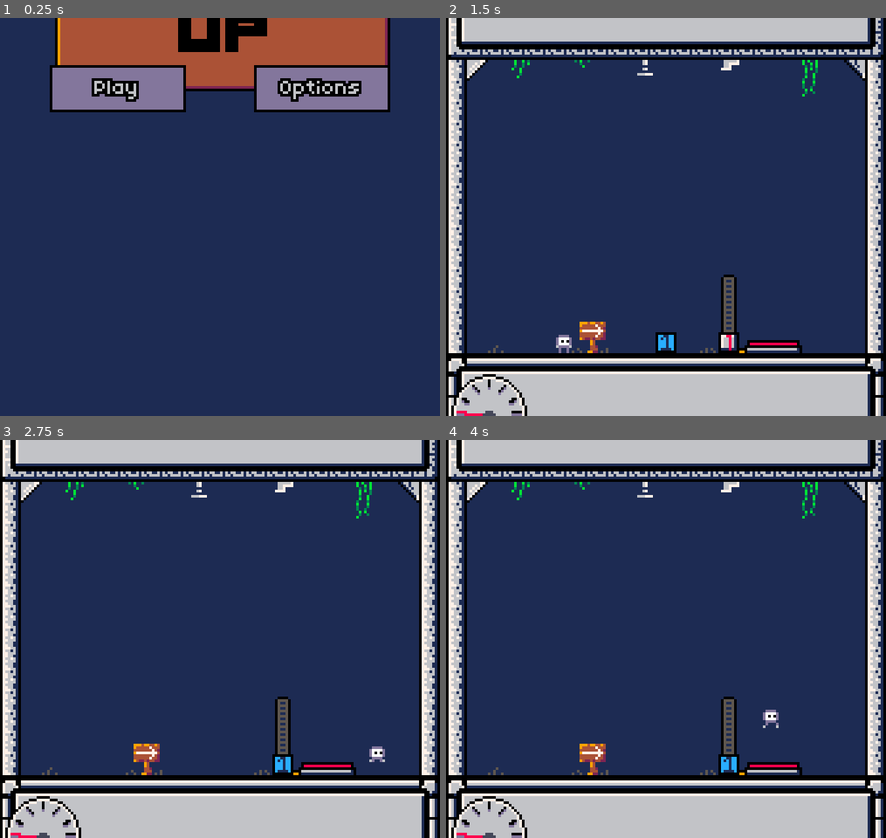
Above: before the commit, frames 1-4 (two rows, left to right).
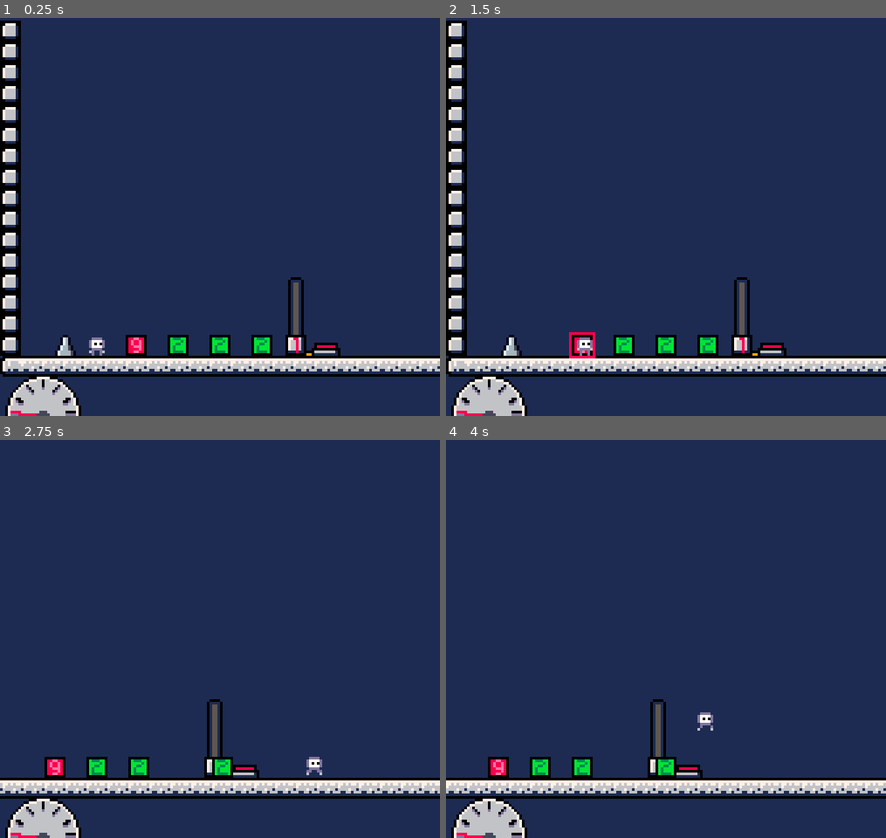
Above: after the commit, the same moments.

Repository: frznc/This-Weigh-Up
Game: Godot game, scene res://scenes/levels/defaultlv.tscn
Same seed, same stepped clock (60 frames per second), same inputs: the game is played once before the commit and once after it. Before the commit the project starts from res://scenes/menu.tscn.
Inputs (mouse positions are in pixels of both pictures, inside the frame that each line leads up to):
- Up to frame 1 (0.25 s): no input
- Up to frame 2 (1.5 s): click (564, 89) at 0.5 s, where only the run before the commit has a clickable "Play"; tap Enter at 1.25 s; hold D (right) from 1.28 s (still down); hold E (pickup) from 1.28 s (still down); tap Q (drop) at 1.35 s
- Up to frame 3 (2.75 s): keep holding D (right); tap Space (jump) at 1.52, 2.27 s; release E (pickup) at 2.03 s; tap E (pickup) at 2.1 s; tap Q (drop) at 2.3 s
- Up to frame 4 (4 s): release D (right) at 2.78 s; hold A (left) 2.78-3.53 s; hold E (pickup) 2.78-3.53 s; tap Q (drop) at 2.85, 3.8 s; hold D (right) from 3.53 s (still down); tap E (pickup) at 3.6 s; tap Space (jump) at 3.77 s

The runs differ from the first frame. In frame 1, 29% of the frame differs, in the area x 0-100%, y 0-100%; in frame 2, 29%; in frame 3, 30%; in frame 4, 30%.

Commit message:
fixes, crouching, scale rework, throwing, bleh

Diff:
--- /dev/null
+++ b/default_bus_layout.tres
@@ -0,0 +1,4 @@
+[gd_resource type="AudioBusLayout" format=3 uid="uid://bgkr830g6fw8h"]
+
+[resource]
+bus/0/volume_db = 3.83577
--- a/project.godot
+++ b/project.godot
@@ -11,9 +11,10 @@
 [application]
 
 config/name="This Weigh Up"
-run/main_scene="res://scenes/menu.tscn"
+run/main_scene="res://scenes/levels/defaultlv.tscn"
 config/features=PackedStringArray("4.3", "Forward Plus")
-boot_splash/bg_color=Color(0.164874, 0.173119, 0.222863, 1)
+boot_splash/bg_color=Color(0, 0, 0, 1)
+boot_splash/show_image=false
 config/icon="res://textures/squarelogo.png"
 
 [autoload]
@@ -26,7 +27,8 @@
 
 window/size/viewport_width=168
 window/size/viewport_height=152
-window/size/mode=2
+window/size/window_width_override=672
+window/size/window_height_override=608
 window/stretch/mode="viewport"
 
 [input]
@@ -78,6 +80,12 @@
 "events": [Object(InputEventKey,"resource_local_to_scene":false,"resource_name":"","device":-1,"window_id":0,"alt_press …(192 unchanged characters)…
 ]
 }
+down={
+"deadzone": 0.5,
+"events": [Object(InputEventKey,"resource_local_to_scene":false,"resource_name":"","device":-1,"window_id":0,"alt_pressed":false,"shift_pressed":false,"ctrl_pressed":false,"meta_pressed":false,"pressed":false,"keycode":0,"physical_keycode":83,"key_label":0,"unicode":115,"location":0,"echo":false,"script":null)
+, Object(InputEventKey,"resource_local_to_scene":false,"resource_name":"","device":-1,"window_id":0,"alt_pressed":false,"shift_pressed":false,"ctrl_pressed":false,"meta_pressed":false,"pressed":false,"keycode":0,"physical_keycode":4194322,"key_label":0,"unicode":0,"location":0,"echo":false,"script":null)
+]
+}
 
 [rendering]
 
--- a/scenes/levels/defaultlv.tscn
+++ b/scenes/levels/defaultlv.tscn
@@ -1,10 +1,11 @@
-[gd_scene load_steps=6 format=4 uid="uid://3atwndoe14dc"]
+[gd_scene load_steps=7 format=4 uid="uid://3atwndoe14dc"]
 
 [ext_resource type="PackedScene" uid="uid://wjseg178c4rq" path="res://scenes/objects/player.tscn" id="1_5cw0f"]
 [ext_resource type="TileSet" uid="uid://cxjfjeit2gmrb" path="res://scenes/levels/tileset.tres" id="2_me8q6"]
 [ext_resource type="PackedScene" uid="uid://ul5vt7t6vjq5" path="res://scenes/objects/stand_scale.tscn" id="3_qnu4t"]
 [ext_resource type="PackedScene" uid="uid://cth3ckguqvr5m" path="res://scenes/objects/endpoint.tscn" id="4_uprfx"]
 [ext_resource type="PackedScene" uid="uid://sn5tb4jk80ee" path="res://scenes/objects/weight.tscn" id="5_tw3n6"]
+[ext_resource type="PackedScene" uid="uid://bindbnw1e5ak8" path="res://scenes/objects/spike.tscn" id="6_0ehwi"]
 
 [node name="Lv1" type="Node2D"]
 
@@ -39,3 +40,6 @@
 [node name="weight3" parent="." instance=ExtResource("5_tw3n6")]
 position = Vector2(52, 28)
 weight_value = 9
+
+[node name="Spike" parent="." instance=ExtResource("6_0ehwi")]
+position = Vector2(25, 29)
--- a/scenes/music.tscn
+++ b/scenes/music.tscn
@@ -5,7 +5,6 @@
 
 [node name="music" type="AudioStreamPlayer2D"]
 stream = ExtResource("1_xfile")
-volume_db = -5.0
 panning_strength = 0.0
 script = ExtResource("2_g6o8a")
 
--- a/scenes/objects/background.tscn
+++ b/scenes/objects/background.tscn
@@ -1,6 +1,6 @@
 [gd_scene load_steps=9 format=3 uid="uid://dmxhyagnlspeb"]
 
-[ext_resource type="Script" path="res://scenes/objects/background.gd" id="1_0obt0"]
+[ext_resource type="Script" path="res://scripts/background.gd" id="1_0obt0"]
 [ext_resource type="Texture2D" uid="uid://b8pk2auygce6b" path="res://textures/stars.png" id="1_isc36"]
 
 [sub_resource type="AtlasTexture" id="AtlasTexture_bpheg"]
--- a/scenes/objects/breakable_block.tscn
+++ b/scenes/objects/breakable_block.tscn
@@ -35,10 +35,10 @@
 }]
 
 [sub_resource type="RectangleShape2D" id="RectangleShape2D_d0nj2"]
-size = Vector2(24, 8.5)
+size = Vector2(0, 8.5)
 
 [sub_resource type="RectangleShape2D" id="RectangleShape2D_3glip"]
-size = Vector2(16, 2)
+size = Vector2(0, 2)
 
 [sub_resource type="Curve" id="Curve_eavge"]
 _data = [Vector2(0, 1), 0.0, 0.0, 0, 0, Vector2(0.904494, 0), -0.0489008, 0.0, 0, 0]
--- a/scenes/objects/player.tscn
+++ b/scenes/objects/player.tscn
@@ -94,6 +94,9 @@
 [sub_resource type="RectangleShape2D" id="RectangleShape2D_pnrpn"]
 size = Vector2(6.75, 6)
 
+[sub_resource type="RectangleShape2D" id="RectangleShape2D_ok4p3"]
+size = Vector2(8, 9)
+
 [sub_resource type="Curve" id="Curve_53uy4"]
 _data = [Vector2(0, 1), 0.0, 0.0, 0, 0, Vector2(0.904494, 0), -0.0489008, 0.0, 0, 0]
 point_count = 2
@@ -118,6 +121,12 @@
 [node name="CollisionShape2D" type="CollisionShape2D" parent="."]
 position = Vector2(0.375, 2)
 shape = SubResource("RectangleShape2D_pnrpn")
+
+[node name="floorchecker" type="Area2D" parent="."]
+
+[node name="CollisionShape2D" type="CollisionShape2D" parent="floorchecker"]
+position = Vector2(1, 1.5)
+shape = SubResource("RectangleShape2D_ok4p3")
 
 [node name="camera" type="Camera2D" parent="."]
 offset = Vector2(0, -21)
@@ -239,5 +248,7 @@
 stream = ExtResource("10_kjaro")
 pitch_scale = 0.4
 
+[connection signal="body_entered" from="floorchecker" to="." method="_on_floorchecker_body_entered"]
+[connection signal="body_exited" from="floorchecker" to="." method="_on_floorchecker_body_exited"]
 [connection signal="timeout" from="Death Timer" to="." method="_on_death_timer_timeout"]
 [connection signal="timeout" from="Restart Timer" to="." method="_on_restart_timer_timeout"]
--- a/scenes/objects/stand_scale.tscn
+++ b/scenes/objects/stand_scale.tscn
@@ -8,10 +8,10 @@
 [ext_resource type="AudioStream" uid="uid://m4ud8mwl8lyq" path="res://sounds/too_much.wav" id="6_v3f8q"]
 
 [sub_resource type="RectangleShape2D" id="RectangleShape2D_7u85j"]
-size = Vector2(20, 4)
+size = Vector2(9, 4)
 
 [sub_resource type="RectangleShape2D" id="RectangleShape2D_d41ci"]
-size = Vector2(18, 2)
+size = Vector2(9, 2)
 
 [node name="Stand Scale" type="Node2D"]
 script = ExtResource("1_2mq4k")
@@ -36,7 +36,7 @@
 [node name="StaticBody2D" type="StaticBody2D" parent="."]
 
 [node name="CollisionShape2D" type="CollisionShape2D" parent="StaticBody2D"]
-position = Vector2(5, 13)
+position = Vector2(-0.5, 13)
 shape = SubResource("RectangleShape2D_7u85j")
 one_way_collision = true
 
@@ -45,11 +45,11 @@
 collision_mask = 3
 
 [node name="CollisionShape2D" type="CollisionShape2D" parent="Area2D"]
-position = Vector2(5, 10)
+position = Vector2(-0.5, 10)
 shape = SubResource("RectangleShape2D_d41ci")
 
 [node name="Pip Tick" type="Timer" parent="."]
-wait_time = 0.05
+wait_time = 0.1
 
 [node name="blip" type="AudioStreamPlayer2D" parent="."]
 stream = ExtResource("4_nuuh5")
--- a/scripts/Global.gd
+++ b/scripts/Global.gd
@@ -7,6 +7,8 @@
 
 var held_weights = [] # Array containing the weights the player is holding
 var nearby_weights = [] # List of weights within pickup range. Used in avoiding picking up multiple at once.
+var weight_positions = [0,0,0,0,0,0,0,0,0,0,0,0,0,0,0,0,0,0,0,0,0,0,0,0,0,0,0,0,0,0,0,0,0,0,0]
+
 
 var confine : int = 10000000
 
--- a/scripts/endpoint.gd
+++ b/scripts/endpoint.gd
@@ -24,3 +24,8 @@
 	visible = true
 	hitbox.collision_layer = 1 | 2
 	hitbox.collision_mask = 1 | 2
+
+func turn_off():
+	visible = false
+	hitbox.collision_layer = 0 | 0
+	hitbox.collision_mask = 0 | 0
--- a/scripts/music.gd
+++ b/scripts/music.gd
@@ -5,7 +5,7 @@
 
 func playmusic():
 	musicplaying = true
-	$"/root/Music".play()
+	#$"/root/Music".play()
 
 func stopmusic():
 	musicplaying = false
--- a/scripts/pip.gd
+++ b/scripts/pip.gd
@@ -8,6 +8,10 @@
 	blip.pitch_scale = 0.75 + (float(num) / 10)
 	blip.play()
 	sprite.frame = 1
+func light_down(num : int):
+	blip.pitch_scale = 0.75 + (float(num) / 10)
+	blip.play()
+	sprite.frame = 0
 
 
 func dim():
--- a/scripts/player.gd
+++ b/scripts/player.gd
@@ -7,15 +7,18 @@
 var jump_velocity = -175.0
 
 var too_heavy = false
+var dead = false
 
 var jumping = false
 var coyote_time = 0.06
 var jump_available = true
+var crouching = false
 
 var enable_physics = true
 
 var weight_mult = 4 # Amount that a weight impacts jump height and speed.
 
+var standingonweights = []
 var closest_weight = null
 var closest_distance = INF
 
@@ -41,13 +44,20 @@
 func _physics_process(delta: float) -> void:
 	if enable_physics:run_physics(delta)
 	else: velocity.x = 0;velocity.y = 0
-	if Global.can_move:run_movement(delta)
+	if Global.can_move && !dead:run_movement(delta)
 	else: velocity.x = 0; $sprite.play("idle")
 
-	sprite.play(str(get_player_state())) # Get current state from get_player_state then play the anim
-	# flip sprite based on dir
+	# Orient player
+	if !dead:
+		if Input.is_action_just_pressed("left"): sprite.flip_h = true
+		if Input.is_action_just_pressed("right"): sprite.flip_h = false
+
+	# Get current state from get_player_state then play the anim
+	sprite.play(str(get_player_state()))
+
 
 	position_hands(delta)
+	check_crouching()
 
 	# Check which weight is closest to the player
 	closest_weight = null
@@ -60,7 +70,7 @@
 			closest_weight = weight
 
 	## Pickup weights
-	if (Input.is_action_just_pressed("pickup")) and Global.nearby_weights != [] and Global.can_move:
+	if (Input.is_action_just_pressed("pickup")) and Global.nearby_weights != [] and !dead:
 		Global.held_weights.push_back(closest_weight.weight_value) # Add weight to global array
 		update_weight() # update the player's weight value
 		add_to_weightstack(closest_weight.weight_value) # Add to the 'weight stack'
@@ -70,7 +80,7 @@
 		pass
 
 	## Drop weights
-	if Input.is_action_just_pressed("drop") and Global.held_weights != [] and Global.can_move:
+	if Input.is_action_just_pressed("drop") and Global.held_weights != [] and !dead:
 		drop_sound.play()
 		drop_weight(false)
 
@@ -105,14 +115,22 @@
 		Global.held_weights.remove_at(top_weight_pos) # Remove weight from array.
 		update_weight()
 
+
 		## Weight is now removed from the player. Place it back to the world
-		var instance = weight_obj.instantiate() # Create new weight object
+		var instance : RigidBody2D = weight_obj.instantiate() # Create new weight object
 		instance.weight_value = str(weight_to_spawn) # Set the weight
 		# If all the weights are being dropped (upon death), place them in their stack pos. Otherwise place at player
 		if all:
-			instance.position = position + Vector2(0,(top_weight_pos * -8) - 8) # Set position to top stack position
+			instance.global_position = Global.weight_positions[top_weight_pos+1]
 		else:
 			instance.position = position + Vector2(0,0) # Set position to player's position (plus an offset if needed)
+
+		# Throw weight~!!!
+		if crouching == false && Input.is_action_pressed("pickup"):
+			match sprite.flip_h: # throw in direction
+				false:instance.apply_central_impulse(Vector2(70,-80))
+				true:instance.apply_central_impulse(Vector2(-70,-80))
+
 		get_parent().add_child(instance) # Add weight to world
 
 		num_to_remove -= 1
@@ -138,8 +156,7 @@
 	var direction := Input.get_axis("left", "right")
 	if direction: velocity.x = direction * speed
 	else: velocity.x = move_toward(velocity.x, 0, speed)
-	if Input.is_action_just_pressed("left"): sprite.flip_h = true
-	if Input.is_action_just_pressed("right"): sprite.flip_h = false
+
 
 
 func coyote_timeout():
@@ -186,8 +203,9 @@
 
 
 func die():
+	dead = true
 	$death.play()
-	#drop_weight(true)
+	drop_weight(true)
 	Global.can_move = false
 	enable_physics = false
 	Global.heaviness = 7
@@ -209,8 +227,8 @@
 	get_parent().add_child(instance)
 
 
-func get_player_state():
-	if too_heavy == true:
+func get_player_state(): # Determine player state (used for animations)
+	if too_heavy == true || crouching == true:
 		return "crouch"
 	if jumping == true:
 		return "jump"
@@ -225,15 +243,32 @@
 		match sprite.flip_h: # position based on player orientation
 			true:hands.global_position = hands.global_position.lerp(global_position + Vector2(3,Global.heaviness),delta * 30)
 			false:hands.global_position = hands.global_position.lerp(global_position + Vector2(1,Global.heaviness),delta * 30)
-	else:
+	elif crouching == false:
 		hands.frame = 1
 		match sprite.flip_h: # position based on player orientation
 			true:hands.global_position = hands.global_position.lerp(global_position + Vector2(0,6),delta*80)
 			false:hands.global_position = hands.global_position.lerp(global_position + Vector2(1,6),delta*80)
 		if sprite.frame == 1: # if player is in the hoppy part of walk anim, move arms up a pixel
 			hands.global_position = hands.global_position + Vector2(0,-1)
-
-
+	else:
+		hands.frame = 1
+		match sprite.flip_h: # position based on player orientation
+			true:hands.global_position = hands.global_position.lerp(global_position + Vector2(0,6),delta*70)
+			false:hands.global_position = hands.global_position.lerp(global_position + Vector2(1,6),delta*70)
+		hands.global_position = hands.global_position + Vector2(0,1)
+
+func check_crouching():
+	if Input.is_action_pressed("down") && is_on_floor():
+		crouching = true
+		Global.can_move = false
+
+		# Remove collision from weight below
+		for x in standingonweights:
+			x.get_parent().collidable = false
+
+	else:
+		crouching = false
+		Global.can_move = true
 
 func debug(): # Debug
 	if Input.is_action_just_pressed("f1"):
@@ -243,3 +278,11 @@
 	$"camera/CanvasLayer/Control/VBoxContainer/jump vel".text = str("jump vel: ", jump_velocity)
 	$camera/CanvasLayer/Control/VBoxContainer/speed.text = str("speed: ", speed)
 	$camera/CanvasLayer/Control/VBoxContainer/weight.text = str("weight: ", Global.weight," lb")
+
+# Keep list of weights below the player (Used for crouching to move down)
+func _on_floorchecker_body_entered(body: Node2D) -> void:
+	if body.name == "Static Weight":
+		standingonweights.push_front(body)
+func _on_floorchecker_body_exited(body: Node2D) -> void:
+	if body.name == "Static Weight":
+		standingonweights.erase(body)
--- a/scripts/stand_scale.gd
+++ b/scripts/stand_scale.gd
@@ -18,74 +18,87 @@
 var player_inside = false
 var pips = []
 var pips_lit : int = 0
-var pips_queue
+var pips_target
+var weight_on_enter = 0
+var calculating = false
 
-# Called when the node enters the scene tree for the first time.
 func _ready() -> void:
 	# Set text to weight needed
 	label.text = str(weight_needed)
 
 	# Create pips
-	for x in 10:
+	for x in 20:
 		var pip_inst = pip.instantiate()
 		if pips.size() == 0:
-			pip_inst.position = sprite.position + Vector2(-12, 6)
+			pip_inst.position = sprite.position + Vector2(-12, 7)
 		else:
-			pip_inst.position = pips.back().position + Vector2(0, -2)
+			pip_inst.position = pips.back().position + Vector2(0, -1)
 		pips.append(pip_inst)
 		add_child(pip_inst)
-	pass # Replace with function body.
 
+func _process(delta: float) -> void:
+	if complete == false: # None of this runs if the level is completed
+		if player_inside && calculating == false:
+			calculating = true
+			pip_timer.start()
+		if player_inside && weight_on_enter != Global.weight:
+			reset()
+			pip_timer.start()
 
-# Called every frame. 'delta' is the elapsed time since the previous frame.
-func _process(delta: float) -> void:
-	if player_inside and pip_timer.is_stopped() and !complete:
-		pips_queue = (float(Global.weight) / weight_needed) * 10
-		if pips_queue > 10:
-			pips_queue = 10
-		if pips_queue > 9 and pips_queue < 10:
-			pips_queue = 9
-		if Global.weight > 0 and Global.weight <= weight_needed:
-			pips[pips_lit].light_up(pips_lit)
-		var weight_ratio = clamp(float(Global.weight) / weight_needed, 0, 1)
-		pip_timer.wait_time = lerp(0.25, 0.06, weight_ratio)
-		if Global.weight > weight_needed and !error_told:
-			error_told = true
-			error.play()
-			for pip in pips:
-				pip.too_much()
-		elif Global.weight <= weight_needed:
-			pip_timer.start()
-	elif !player_inside:
-		pip_timer.stop()
+func reset():
+		if error_told == true:
+			error_told = false
+			resetpips()
+		weight_on_enter = Global.weight
 
+func resetpips():
+	for pip in pips:
+		pip.dim()
+	pips_lit = 0
+
+func complete_level():
+	if endpoint != null:
+			endpoint.turn_on()
+func uncomplete_level():
+	if endpoint != null:
+			endpoint.turn_off()
 
 func _on_area_2d_body_entered(body: Node2D) -> void:
 	if body.name == "player" and body.global_position.y <= stand_box.global_position.y + 8:
 		player_inside = true
-
+		weight_on_enter = Global.weight
 
 func _on_area_2d_body_exited(body: Node2D) -> void:
 	if body.name == "player":
-		if !complete:
-			if Global.weight > 0 and (pips_lit > 0 or Global.weight > weight_needed):
-				blip.play()
-			pips_queue = 0
-			pips_lit = 0
-			for x in 10:
-				pips[x].dim()
 		player_inside = false
-		error_told = false
-
+		calculating = false
+		if error_told == true:
+			reset()
+			resetpips()
 
 func _on_pip_tick_timeout() -> void:
-	if pips_lit < pips_queue - 1:
+	if player_inside == true: pips_target = Global.weight
+	else: pips_target = 0 # Set target to 0 if player is not on scale
+
+	if pips_target > weight_needed && error_told == false:
+		error.play()
+		for pip in pips:
+			pip.too_much()
+		error_told = true
+		pip_timer.stop()
+	if error_told == true:
+		return
+
+	if pips_lit < pips_target:
+		pips[pips_lit].light_up(pips_lit)
 		pips_lit += 1
-		pips[pips_lit].light_up(pips_lit)
-	if pips_lit == 9:
-		complete = true
-		if endpoint != null:
-			endpoint.turn_on()
+	if pips_lit > pips_target:
+		pips[pips_lit - 1].light_down(pips_lit)
+		pips_lit -= 1
+
+	if pips_lit == weight_needed:
 		label["theme_override_colors/font_color"] = Color("00E436")
 		yay.play()
 		pip_timer.stop()
+		complete = true
+		complete_level()
--- a/scripts/weight.gd
+++ b/scripts/weight.gd
@@ -3,6 +3,7 @@
 var player_inside = false
 var test = false
 var sitting_on = ""
+var collidable = true
 
 @export_range(-9,9) var weight_value : int = 0
 
@@ -17,12 +18,19 @@
 		$sprite.frame = weight_value
 
 
+
 func _process(delta: float) -> void:
-	if player.closest_weight == self:
+	if player.closest_weight == self && !player.dead:
 		selected.visible = true
 	else:
 		selected.visible = false
 
+	match collidable:
+		true: $"Static Weight/CollisionShape2D".disabled = false
+		false: $"Static Weight/CollisionShape2D".disabled = true
+
+	if player_inside == false: # gives collision back after a player presses down to go through it
+		collidable = true
 
 func _on_area_2d_body_entered(body: Node2D) -> void:
 	# Player
@@ -31,9 +39,9 @@
 		Global.nearby_weights.push_front(self)
 
 	# Platform Scale
-	if body.name == "Static Hitbox" and linear_velocity.y == 0:
-		print('hi')
-	print(body.name)
+	#if body.name == "Static Hitbox" and linear_velocity.y == 0:
+		#print('hi')
+	#print(body.name)
 
 	# Another Weight
 
--- a/scripts/weight_stack.gd
+++ b/scripts/weight_stack.gd
@@ -17,14 +17,22 @@
 	z_index = 205 + id
 
 func _process(delta: float) -> void:
+
+	Global.weight_positions.remove_at(id)
+	Global.weight_positions.insert(id,global_position)
+
+
 	if Global.held_weights.size() < id: # If the weight's ID is larger than the size of the global stack array, it knows to die.
 		queue_free()
+		Global.weight_positions.remove_at(id)
+
+
 	global_position += current_offset
 
 	# Offset a pixel based on movement direction
-	if Input.is_action_just_pressed("right") and Global.can_move:
+	if Input.is_action_just_pressed("right") and Global.can_move and !player.dead:
 		current_offset = Vector2(-0.2,0)
-	if Input.is_action_just_pressed("left") and Global.can_move:
+	if Input.is_action_just_pressed("left") and Global.can_move and !player.dead:
 		current_offset = Vector2(0.2,0)
 
 
Not shown: 1 places in scenes/objects/player.tscn that only renumber resources
Renamed: scenes/objects/background.gd -> scripts/background.gd
Binary file changed: textures/pip.png
Binary file changed: textures/standscale.png
